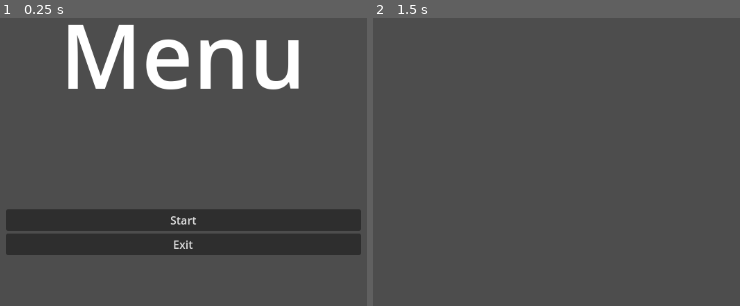
Above: before the commit, frames 1-2 (left to right).
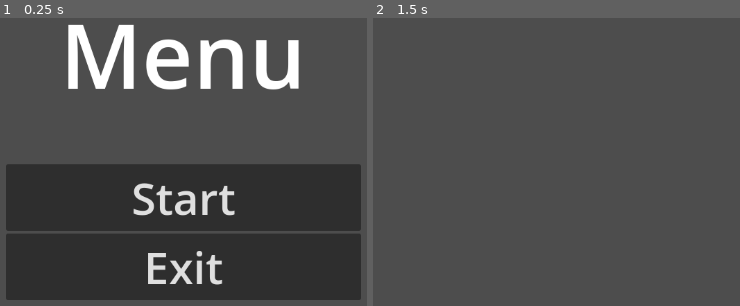
Above: after the commit, the same moments.

Repository: KamiNuke/the-ex-machina
Game: Godot game, scene res://src/states/menu.tscn
The game is run twice, just before and just after one commit, with the same random seed, the same clock (stepped at 60 frames per second) and the same inputs.
Inputs:
- Up to frame 1 (0.25 s): no input
- Up to frame 2 (1.5 s): click "Start" at 0.5 s; tap Enter at 1.25 s

The runs differ from the first frame. In frame 1, 31% of the frame differs, in the area x 1-99%, y 50-98%; in frame 2, nothing differs.

Commit message:
respond to doc

Diff:
--- a/src/states/menu.tscn
+++ b/src/states/menu.tscn
@@ -33,10 +33,12 @@
 
 [node name="Start" type="Button" parent="Buttons"]
 layout_mode = 2
+theme_override_font_sizes/font_size = 64
 text = "Start"
 
 [node name="Exit" type="Button" parent="Buttons"]
 layout_mode = 2
+theme_override_font_sizes/font_size = 64
 text = "Exit"
 
 [connection signal="button_up" from="Buttons/Start" to="." method="_on_start_button_up"]
Not shown, changed: docs/sessions/17-07-2025.docx
